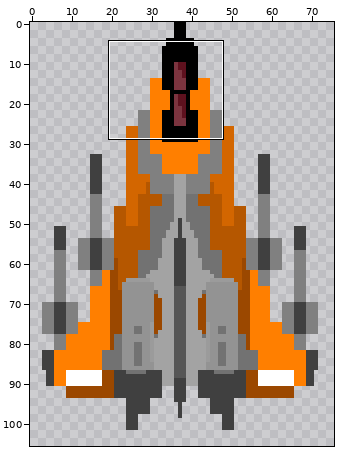
Sprite sheet -- android/assets/entity/player/texture_0.png. The first picture is a wide view before the edit; the outline marks the close-up.
Close-up. Earlier state:
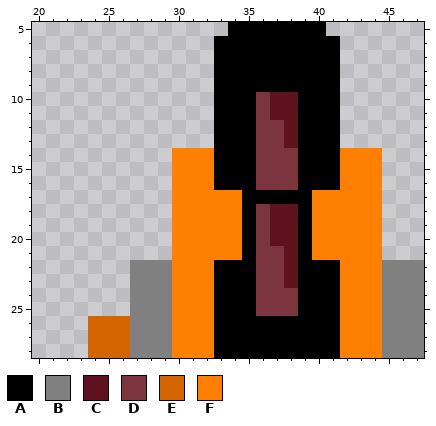
The file is 76x110 pixels. Pixels under 10% opacity are left out. Colours within 5 levels of each other are drawn and written as one. Shown: x 20..47, y 5..28. The wide view leaves out empty margins.
Palette (. is transparent): A #000000  B #808080  C #5e111e  D #7c343f  E #d36600  F #ff7f00
Pixels before, first column x 24:
 5 ..........AAAAAAA.......
 6 .........AAAAAAAAA......
 7 .........AAAAAAAAA......
 8 .........AAAAAAAAA......
 9 .........AAAAAAAAA......
10 .........AAADCCAAA......
11 .........AAADCCAAA......
12 .........AAADDCAAA......
13 .........AAADDCAAA......
14 ......FFFAAADDDAAAFFF...
15 ......FFFAAADDDAAAFFF...
16 ......FFFAAADDDAAAFFF...
17 ......FFFFFAAAAAFFFFF...
18 ......FFFFFADCCAFFFFF...
19 ......FFFFFADCCAFFFFF...
20 ......FFFFFADCCAFFFFF...
21 ......FFFFFADDCAFFFFF...
22 ...BBBFFFAAADDCAAAFFFBBB
23 ...BBBFFFAAADDCAAAFFFBBB
24 ...BBBFFFAAADDDAAAFFFBBB
25 ...BBBFFFAAADDDAAAFFFBBB
26 EEEBBBFFFAAAAAAAAAFFFBBB
27 EEEBBBFFFAAAAAAAAAFFFBBB
28 EEEBBBFFFAAAAAAAAAFFFBBB
New version:
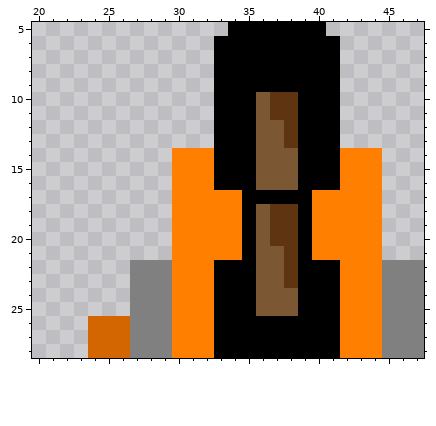
Change:
colour C: #5e111e -> #5e3411
colour D: #7c343f -> #7c5734
